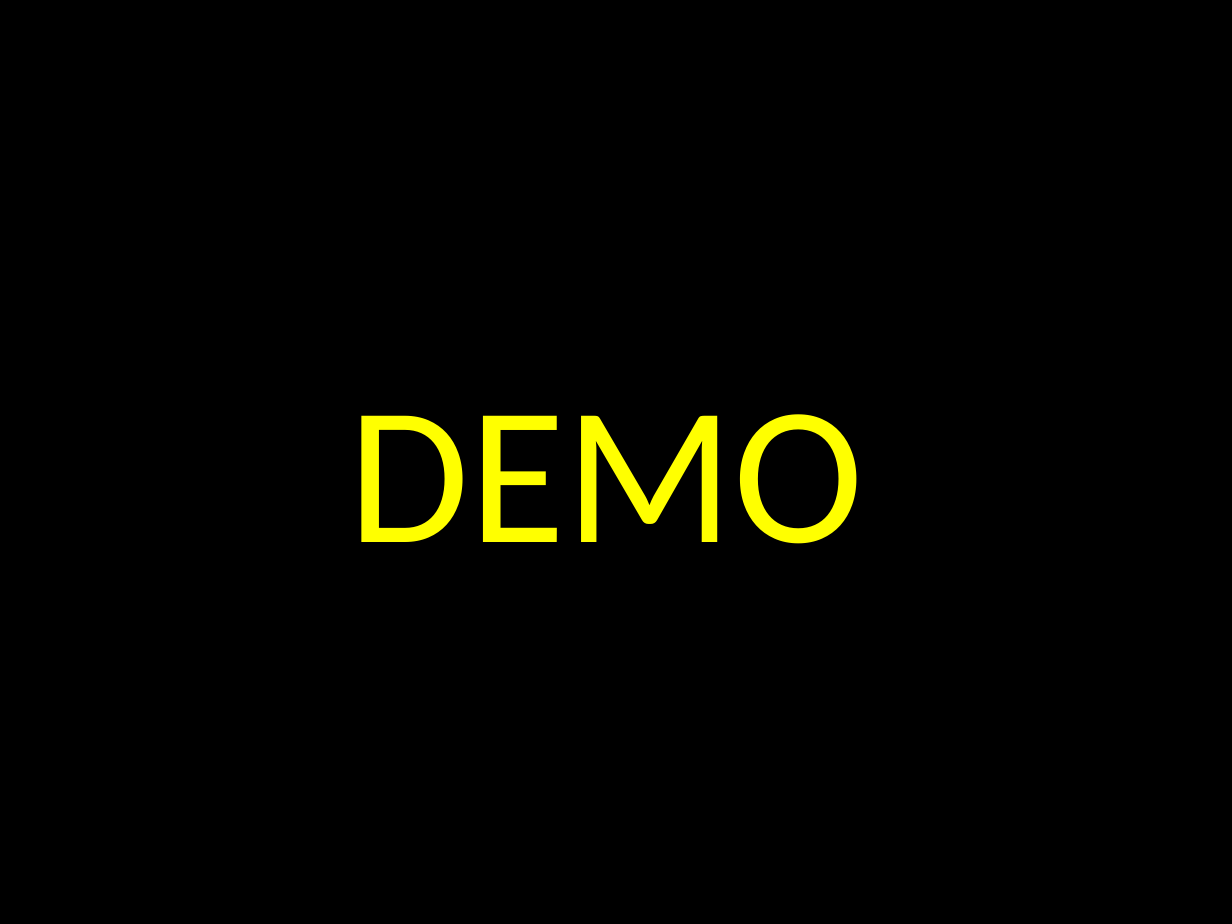
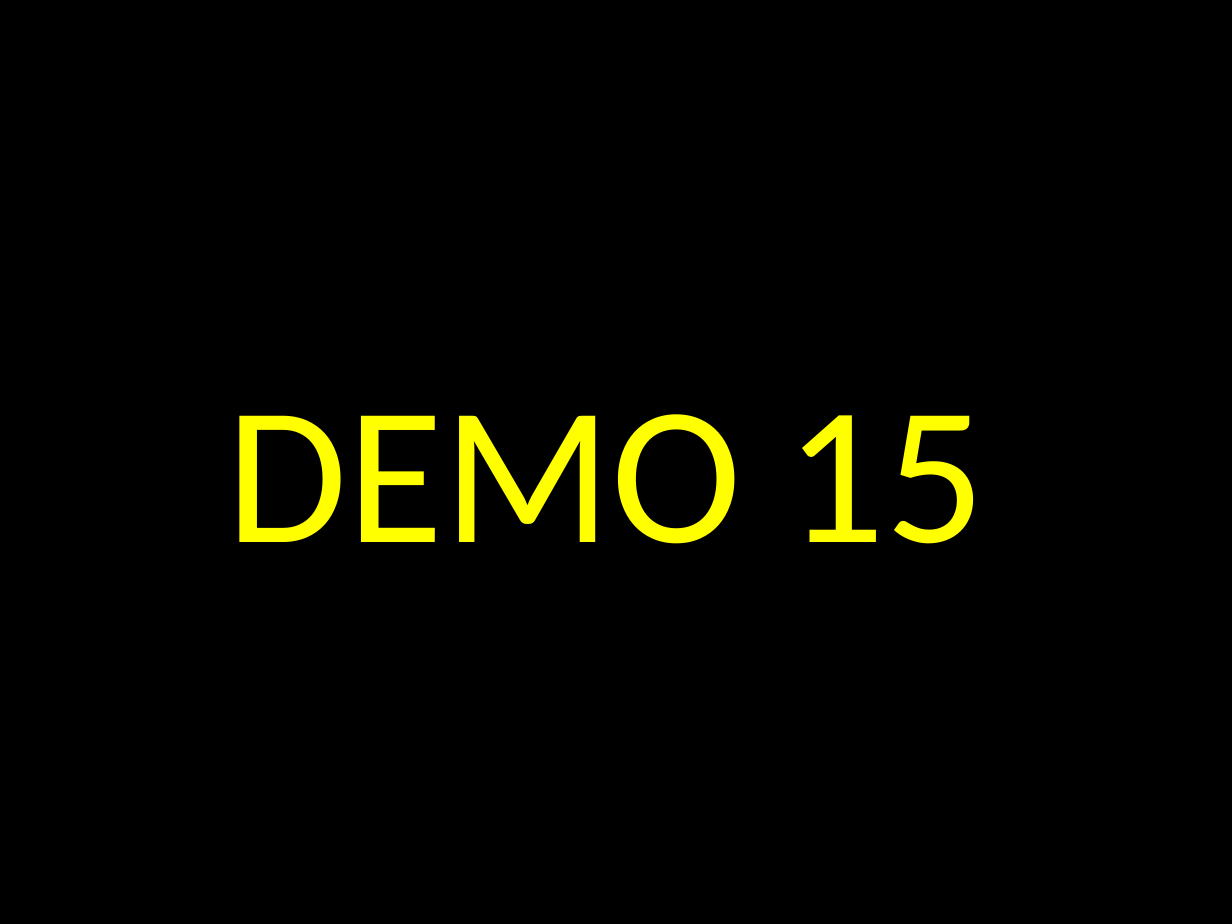
Before and after one commit to elloraCpe/courses, a slide deck: slide 64 of CPEE1/02. Week 2/00. Presentation/Week 2.pptx (slide 63 before the commit). Drawn at 1232x924 pixels with LibreOffice and Linux fonts; fonts in the diff are those of the drawing. Boxes give left, top, right and bottom in pixels: in the first picture for what was removed or moved away, otherwise in the second. Text is boxed around its words. In the diff, an @@ line names an element or a change of style, - is before the commit and + after.

```diff
--- a/CPEE1/02. Week 2/00. Presentation/Week 2.pptx
+++ b/CPEE1/02. Week 2/00. Presentation/Week 2.pptx
@@ text at (x1=226, y1=414, x2=985, y2=544): text changed @@
-DEMO
+DEMO 15
```
Also in this commit, not shown: 18 other slides changed, 5 slides added, 59 other files.
